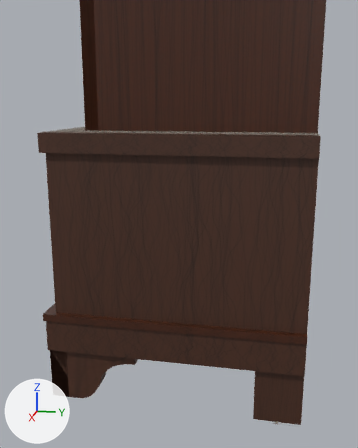
Renders of the glTF model o-impostor/modelos/relogio_caixa_alta_v2.glb from each side of a commit.
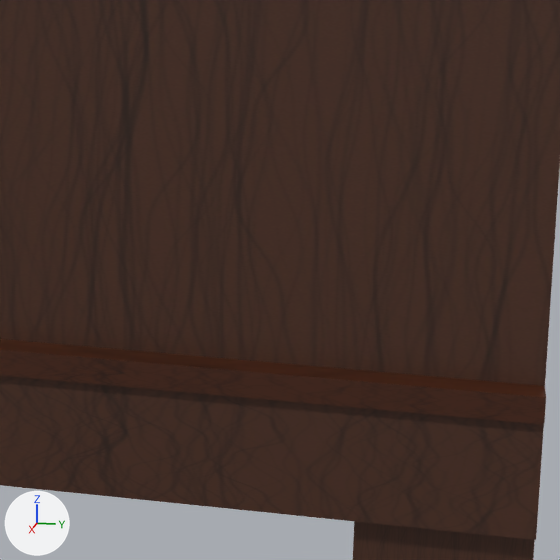
Old and new are each drawn from a camera (50 mm lens) standing at (0.749, 0.104, 0.33) and looking at (0.271, 0.008, 0.21) and again close up on the part from 44% to 87% of the width and 51% to 85% of the height. The axes (+X, +Y, +Z) are drawn at lower left. The lights are the same throughout. The older version's two pictures come first. Where no turn or scale is listed for an object, it has been applied to the vertices.

In view in the first close-up: 'base_caixa', 'pe_tras_dir', 'rodape', 'rodape_friso'.
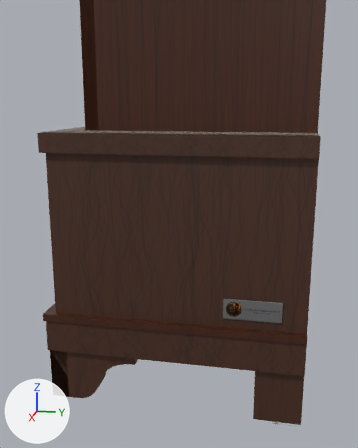
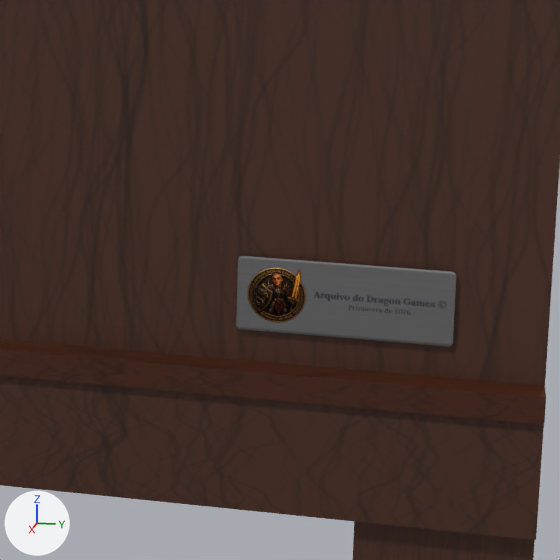
The edits, one by one:
Picture 'Image_11' (img_image_11) is new.
Picture 'Image_10' (img_image_10) is new.
Picture 'Image_12' (img_image_12) is new.
Material 'placa_arquivo_relogio' (mat_placa_arquivo_relogio) is new.
Uses the picture img_image_10.
Uses the picture img_image_11.
Uses the picture img_image_12.
Mesh me_placa_arquivo_relogio is new.
It has 4 vertices, 2 faces and spans x 0.2765, y 0.055..0.115, z 0.1138..0.1362.
It uses material mat_placa_arquivo_relogio.
Object 'placa_arquivo_relogio' (ob_placa_arquivo_relogio) is new; it shows me_placa_arquivo_relogio.
Its location is (0.0, 0.0, 0.0).

What differs and where, as boxes (x1, y1, x2, y2) in the close-ups (560 x 560 px):
'placa_arquivo_relogio', added
    after: (236, 256, 456, 346)
